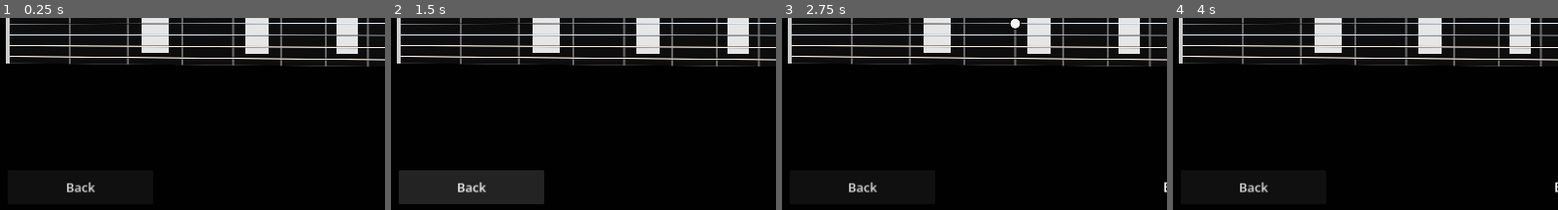
Above: before the commit, frames 1-4 (left to right).
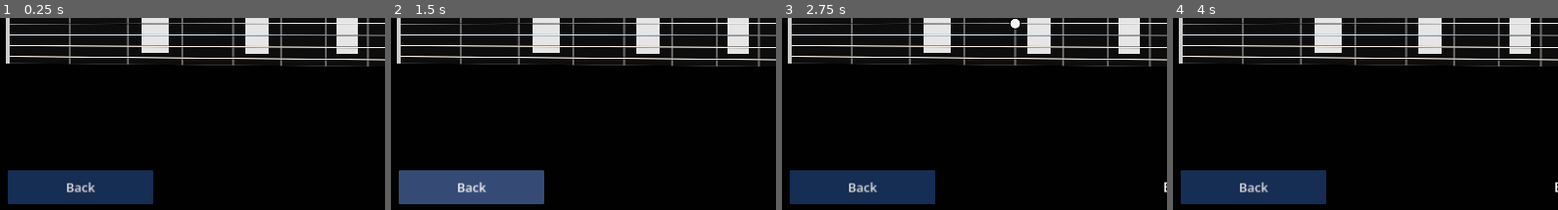
Above: after the commit, the same moments.

Repository: alexander-smoktal/guitar-master
Game: Godot game, scene res://Scenes/FretboardScene.tscn
Two runs of this game, one before a commit and one after it. Both use one fixed random seed, a clock stepped at 60 frames per second and the inputs below.
Inputs (mouse positions are % of the whole screen's width and height, from its top left):
- Up to frame 1 (0.25 s): no input
- Up to frame 2 (1.5 s): tap Enter at 0.5 s; move the mouse to (72, 39) at 0.52 s; click (72, 39) at 0.67 s; click "Back" at 1.25 s
- Up to frame 3 (2.75 s): tap Space at 2 s; move the mouse to (30, 50) at 2.02 s; click (30, 50) at 2.17 s
- Up to frame 4 (4 s): tap Enter at 2.75 s; move the mouse to (60, 19) at 2.77 s; click (60, 19) at 2.92 s; tap Space at 3.5 s; move the mouse to (45, 67) at 3.52 s; click (45, 67) at 3.67 s
The pictures show only the part of the screen within x 0-50%, y 50-100%; the shares and areas given below are measured in that part.

The runs differ from the first frame. In frame 1, 6.6% of the frame differs, in the area x 2-40%, y 79-97%; in frame 2, 6.6%; in frame 3, 6.6%; in frame 4, 6.6%.

Commit message:
Add theme

Diff:
--- a/Scenes/FretboardScene.tscn
+++ b/Scenes/FretboardScene.tscn
@@ -1,7 +1,8 @@
-[gd_scene load_steps=3 format=3 uid="uid://cgcna7e5haoj3"]
+[gd_scene load_steps=4 format=3 uid="uid://cgcna7e5haoj3"]
 
 [ext_resource type="Script" path="res://Scenes/FretboardScene.gd" id="1_8ynuw"]
 [ext_resource type="Script" path="res://Controls/Fretboard/TunedFretboard.gd" id="1_pp31d"]
+[ext_resource type="Theme" uid="uid://cfm2stic5l35d" path="res://Theme.tres" id="3_lh14w"]
 
 [node name="FretboardScene" type="Node2D"]
 script = ExtResource("1_8ynuw")
@@ -56,6 +57,7 @@
 custom_minimum_size = Vector2(300, 0)
 layout_mode = 2
 focus_mode = 0
+theme = ExtResource("3_lh14w")
 theme_override_font_sizes/font_size = 26
 text = "BUTTON_BACK"
 
@@ -72,6 +74,7 @@
 custom_minimum_size = Vector2(300, 0)
 layout_mode = 2
 focus_mode = 0
+theme = ExtResource("3_lh14w")
 theme_override_font_sizes/font_size = 26
 disabled = true
 text = "BUTTON_NEXT"
--- /dev/null
+++ b/Theme.tres
@@ -0,0 +1,42 @@
+[gd_resource type="Theme" load_steps=4 format=3 uid="uid://cfm2stic5l35d"]
+
+[sub_resource type="StyleBoxFlat" id="StyleBoxFlat_3aoj5"]
+content_margin_left = 4.0
+content_margin_top = 4.0
+content_margin_right = 4.0
+content_margin_bottom = 4.0
+bg_color = Color(0.345098, 0.486275, 0.768627, 0.6)
+corner_radius_top_left = 3
+corner_radius_top_right = 3
+corner_radius_bottom_right = 3
+corner_radius_bottom_left = 3
+corner_detail = 5
+
+[sub_resource type="StyleBoxFlat" id="StyleBoxFlat_tvwxb"]
+content_margin_left = 4.0
+content_margin_top = 4.0
+content_margin_right = 4.0
+content_margin_bottom = 4.0
+bg_color = Color(0.145098, 0.290196, 0.545098, 0.6)
+corner_radius_top_left = 3
+corner_radius_top_right = 3
+corner_radius_bottom_right = 3
+corner_radius_bottom_left = 3
+corner_detail = 5
+
+[sub_resource type="StyleBoxFlat" id="StyleBoxFlat_bapww"]
+content_margin_left = 4.0
+content_margin_top = 4.0
+content_margin_right = 4.0
+content_margin_bottom = 4.0
+bg_color = Color(0, 0.184314, 0.470588, 0.6)
+corner_radius_top_left = 3
+corner_radius_top_right = 3
+corner_radius_bottom_right = 3
+corner_radius_bottom_left = 3
+corner_detail = 5
+
+[resource]
+Button/styles/hover = SubResource("StyleBoxFlat_3aoj5")
+Button/styles/normal = SubResource("StyleBoxFlat_tvwxb")
+Button/styles/pressed = SubResource("StyleBoxFlat_bapww")
